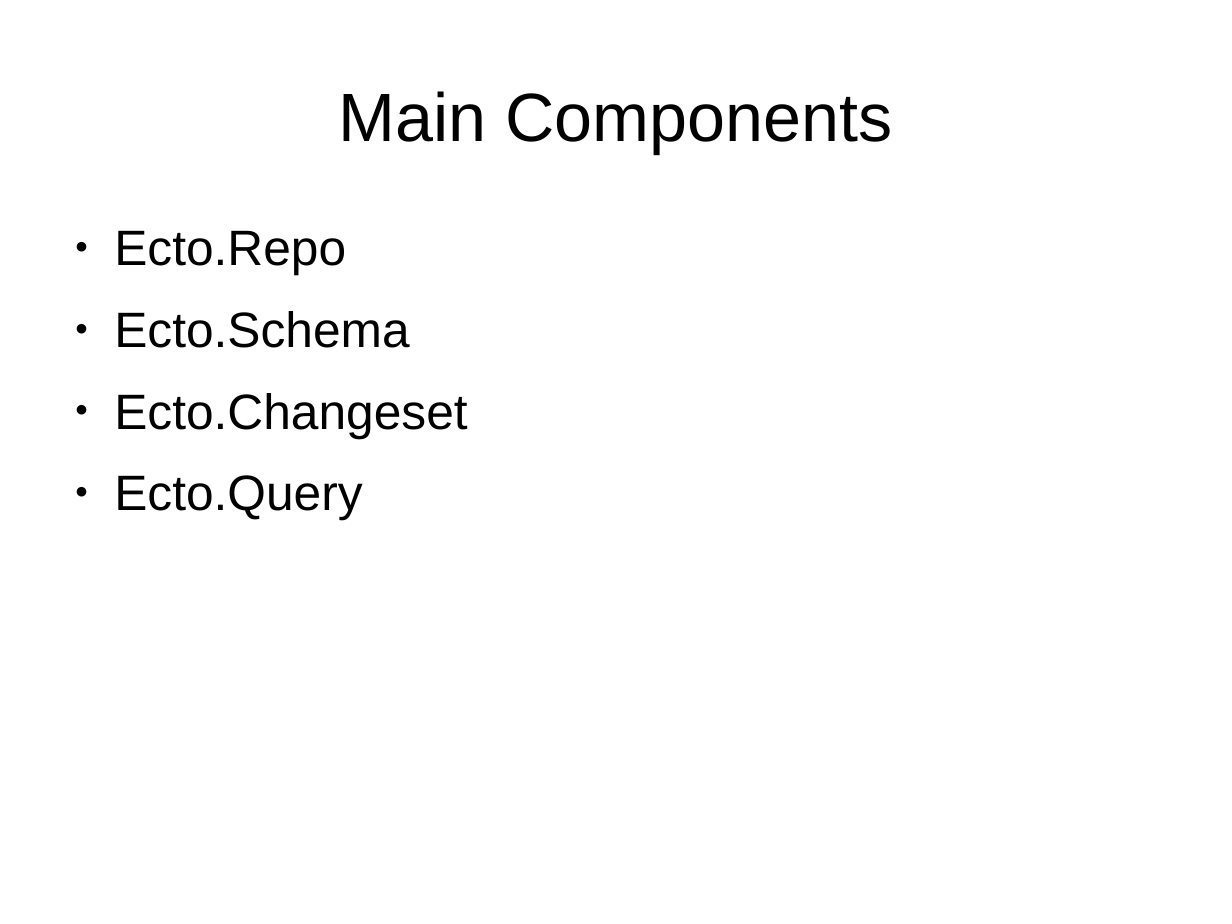
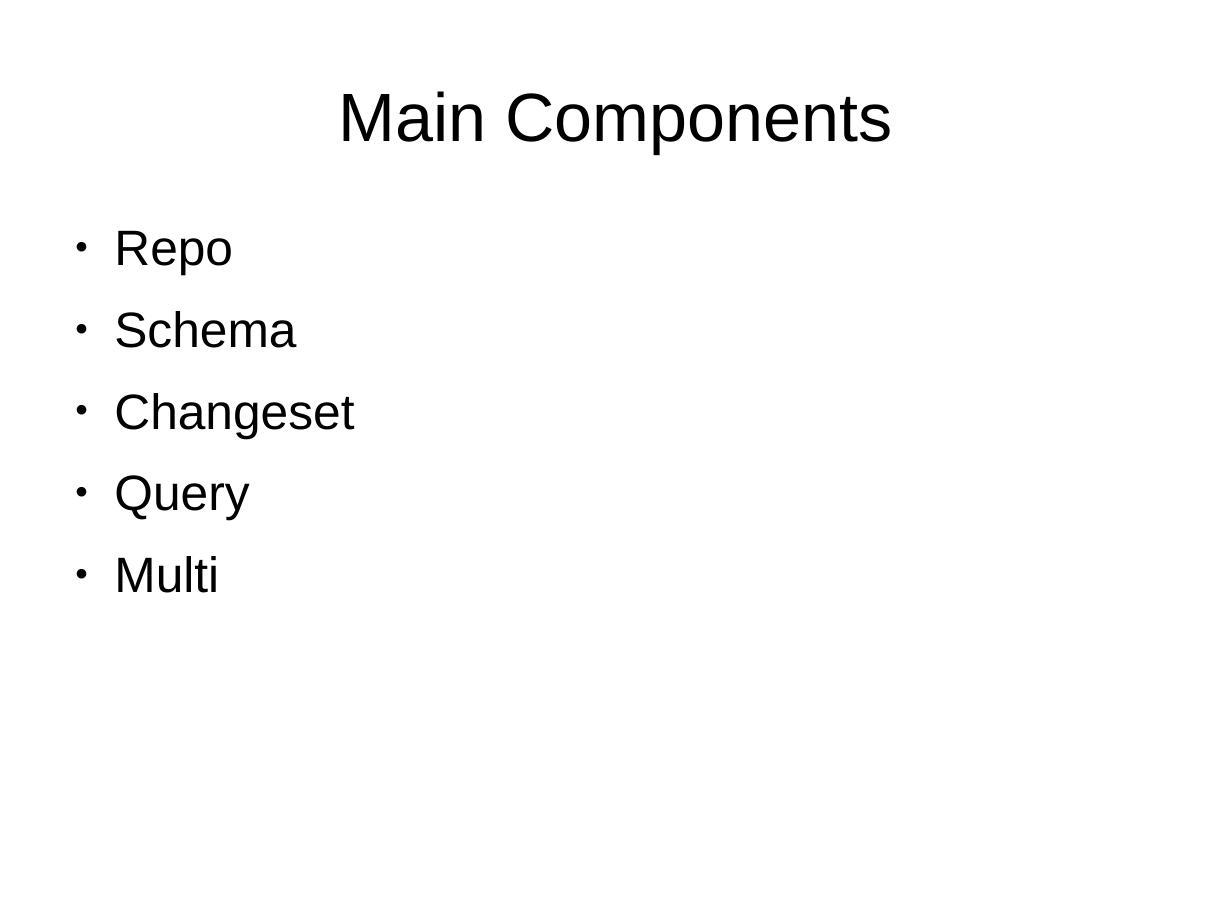
Before and after one commit to ramortegui/talks, a slide deck: slide 13 of odps/ecto.odp (slide 9 before the commit). Drawn at 1232x924 pixels with LibreOffice and Linux fonts; fonts in the diff are those of the drawing. Boxes give left, top, right and bottom in pixels: in the first picture for what was removed or moved away, otherwise in the second. Text is boxed around its words. In the diff, an @@ line names an element or a change of style, - is before the commit and + after.

```diff
--- a/odps/ecto.odp
+++ b/odps/ecto.odp
@@ text at (x1=114, y1=230, x2=354, y2=593): text changed @@
-● Ecto.Repo
-● Ecto.Schema
-● Ecto.Changeset
-● Ecto.Query
+● Repo
+● Schema
+● Changeset
+● Query
+● Multi
```
Also in this commit, not shown: 4 other slides changed, 5 slides added.
